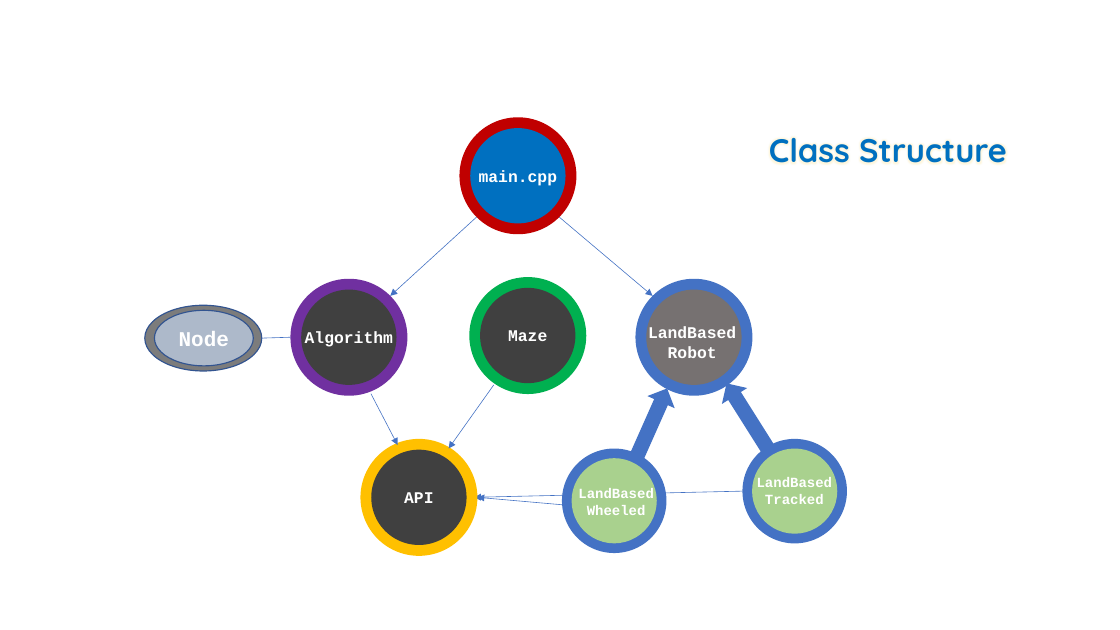
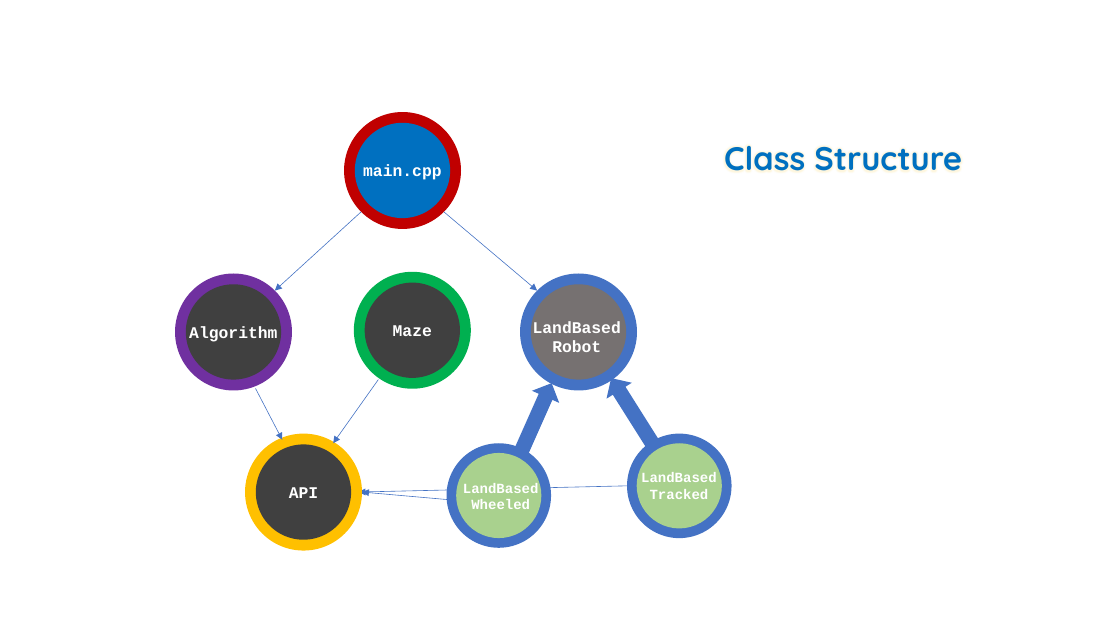
Before and after one commit to spraveen7/ENPM808Y_FinalProject, a slide deck: slide 9 of Flowchart FP.pptx. Drawn at 1120x630 pixels with LibreOffice and Linux fonts; fonts in the diff are those of the drawing. Boxes give left, top, right and bottom in pixels: in the first picture for what was removed or moved away, otherwise in the second. Text is boxed around its words. In the diff, an @@ line names an element or a change of style, - is before the commit and + after.

```diff
--- a/Flowchart FP.pptx
+++ b/Flowchart FP.pptx
@@ title "Class Structure" moved from (x1=769, y1=138, x2=1007, y2=163) to (x1=724, y1=146, x2=962, y2=171) @@
@@ ellipse removed at (x1=145, y1=305, x2=261, y2=371) @@
@@ ellipse removed at (x1=155, y1=310, x2=254, y2=365) @@
-Node
@@ line removed from (262, 339) to (291, 337) @@
@@ 14 ellipses, 7 texts, 6 arrows, 2 right arrows moved together from (x1=291, y1=118, x2=847, y2=555) to (x1=175, y1=112, x2=731, y2=550) @@
```
Also in this commit, not shown: 1 other slide changed.
